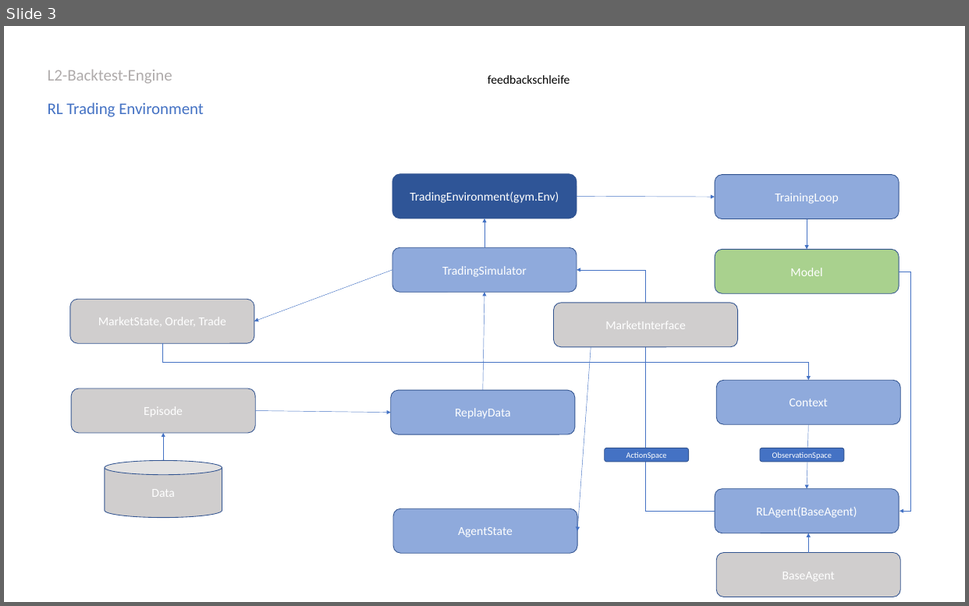
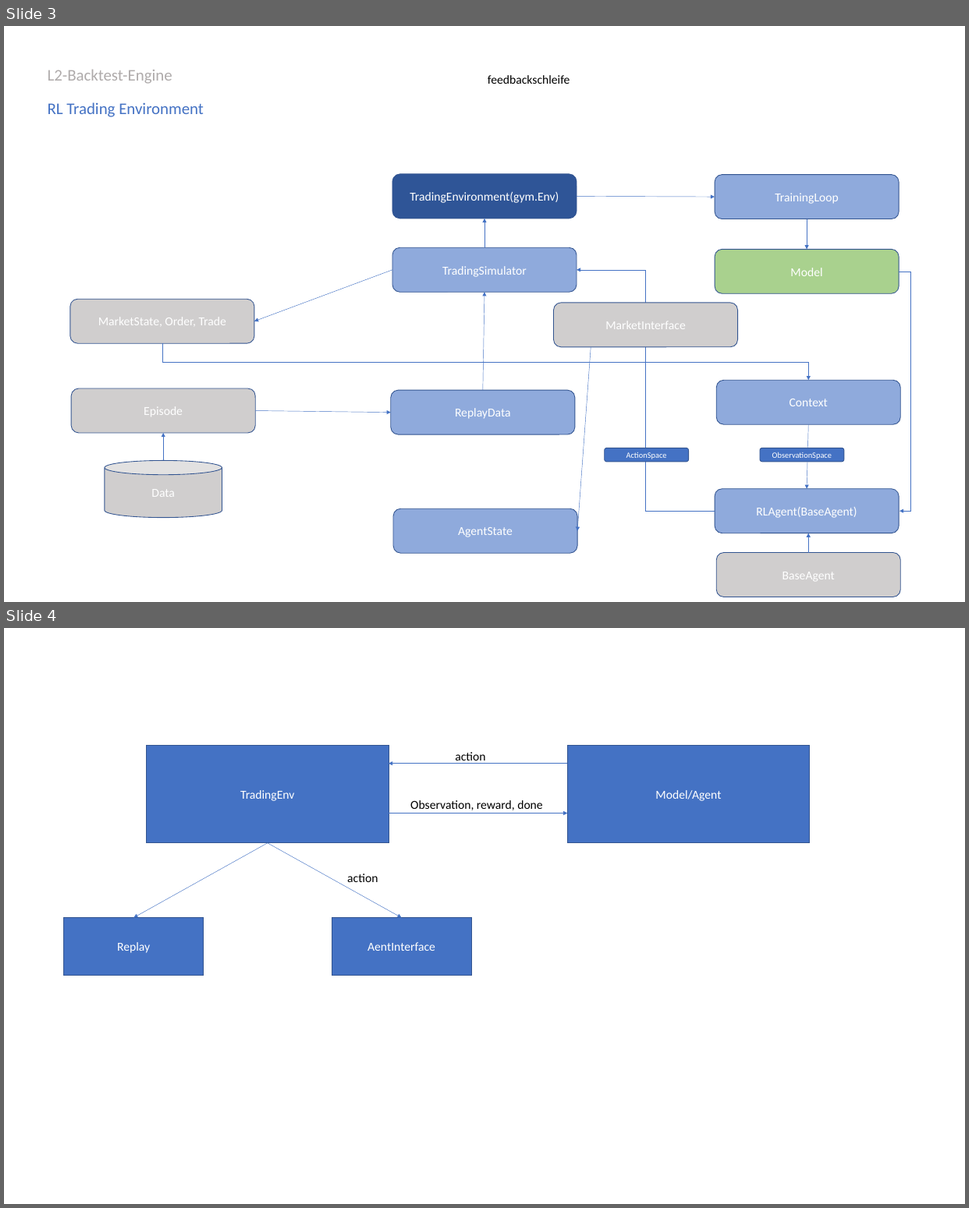
Before and after one commit to ewald-florian/RL-extension-backtest-engine-l2, a slide deck: documentation/rlenv_overview.pptx. Shown one above the other, each under a label of ours: slide 3 before the commit, slides 3 and 4 after it. The pictures are 969x606 and 969x1208 pixels, drawn with LibreOffice and Linux fonts; fonts in the diff are those of the drawing. Boxes give left, top, right and bottom in pixels: in the first picture for what was removed or moved away, otherwise in the second. Text is boxed around its words. In the diff, an @@ line names an element or a change of style, - is before the commit and + after.

```diff
--- a/documentation/rlenv_overview.pptx
+++ b/documentation/rlenv_overview.pptx
@@ slide 4 added at [4, 628, 965, 1204], background #FFFFFF @@
@@ rectangle added at [147, 746, 389, 843], fill #4472C4, outline #325491 1 pt, 18 pt, text #FFFFFF @@
+TradingEnv
@@ arrow added from (567, 764) to (389, 764), #4472C4 0.5 pt @@
@@ text added at [455, 752, 485, 764], 18 pt, text #000000 @@
+action
@@ rectangle added at [567, 746, 809, 843], fill #4472C4, outline #325491 1 pt, 18 pt, text #FFFFFF @@
+Model/Agent
@@ arrow added from (389, 814) to (567, 814), #4472C4 0.5 pt @@
@@ text added at [410, 800, 542, 811], 18 pt, text #000000 @@
+Observation, reward, done
@@ arrow added from (268, 843) to (133, 918), #4472C4 0.5 pt @@
@@ arrow added from (268, 843) to (401, 918), #4472C4 0.5 pt @@
@@ text added at [347, 874, 378, 882], 18 pt, text #000000 @@
+action
@@ rectangle added at [64, 918, 204, 975], fill #4472C4, outline #325491 1 pt, 18 pt, text #FFFFFF @@
+Replay
@@ rectangle added at [332, 918, 471, 975], fill #4472C4, outline #325491 1 pt, 18 pt, text #FFFFFF @@
+AentInterface
```
Also in this commit, not shown: 3 other files.
